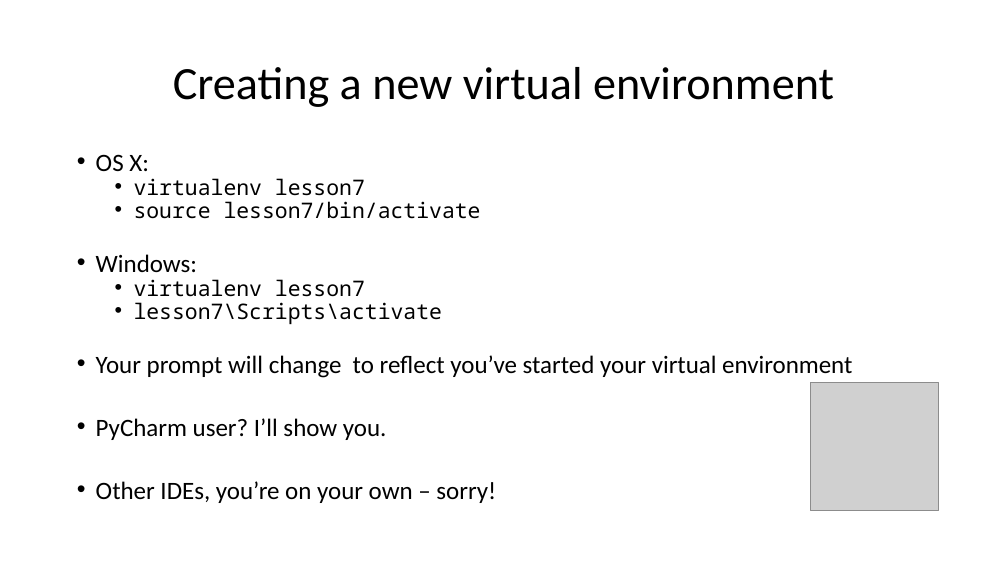
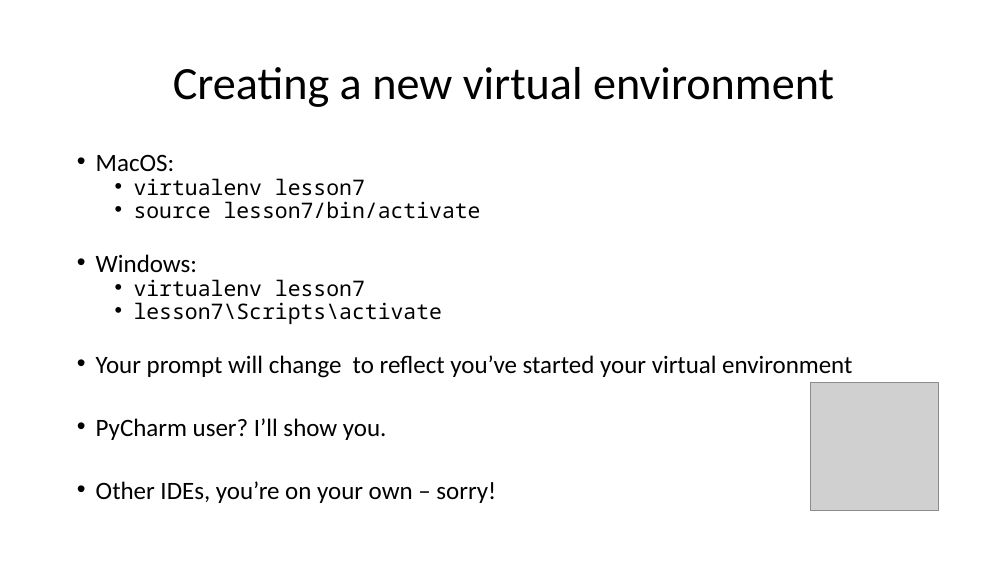
Before and after one commit to wilkotom/python_examples, a slide deck: slide 6 of Python Level 2/Lesson 6/Session 6.pptx. Drawn at 1008x567 pixels with LibreOffice and Linux fonts; fonts in the diff are those of the drawing; grey boxes stand for pictures. Boxes give left, top, right and bottom in pixels: in the first picture for what was removed or moved away, otherwise in the second. Text is boxed around its words. In the diff, an @@ line names an element or a change of style, - is before the commit and + after.

```diff
--- a/Python Level 2/Lesson 6/Session 6.pptx
+++ b/Python Level 2/Lesson 6/Session 6.pptx
@@ text at (96, 154, 175, 172): text changed @@
-• OS X:
+• MacOS:
```
Also in this commit, not shown: 7 other slides changed.
